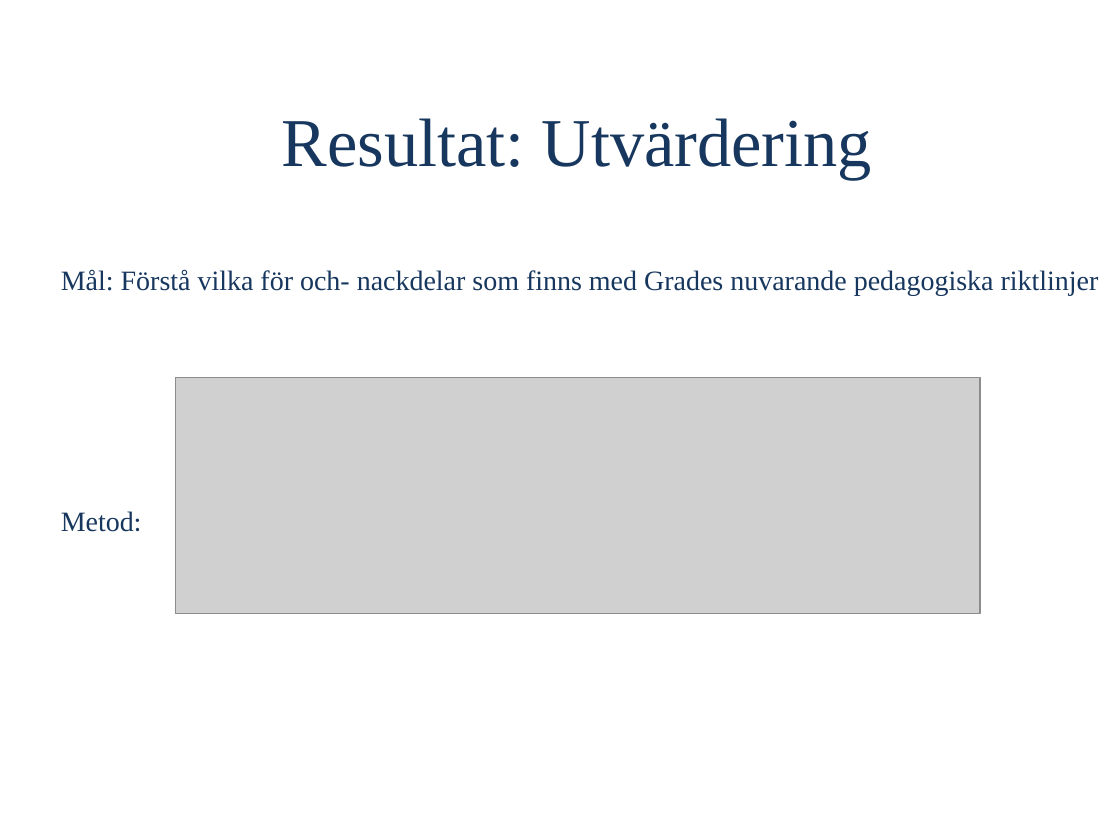
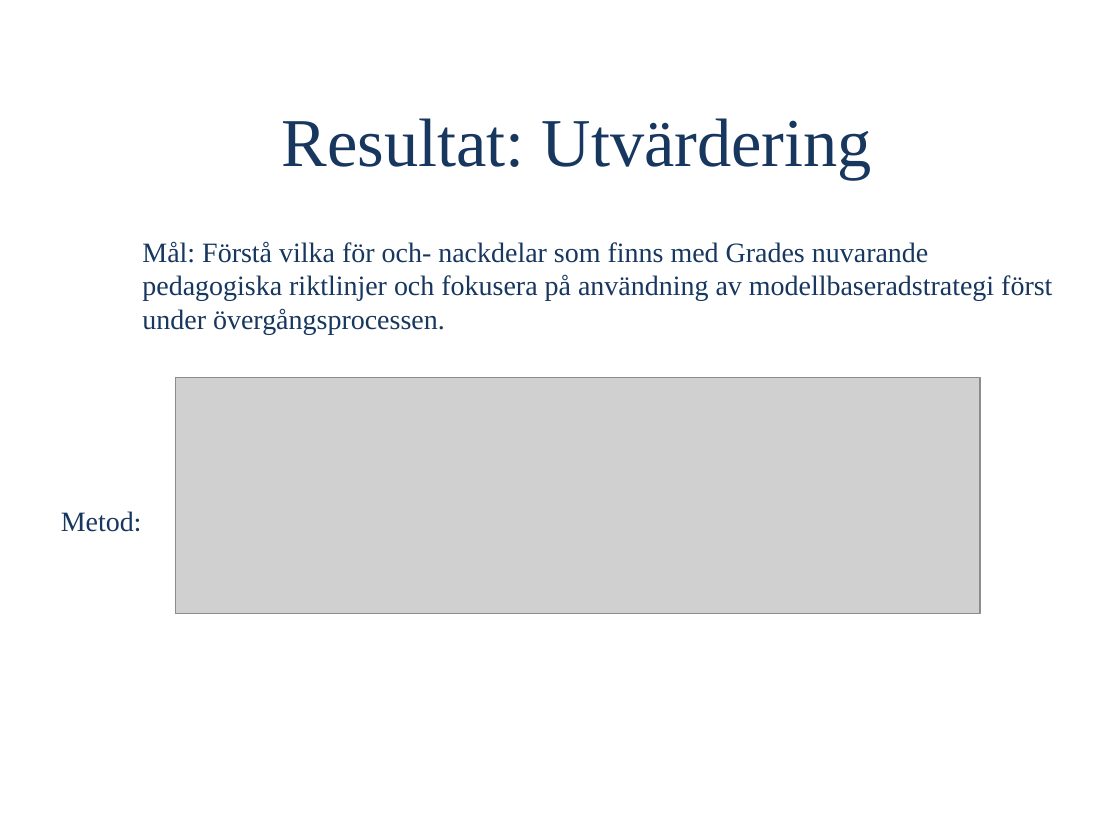
Before and after one commit to OliviaImner/thesis_document, a slide deck: slide 10 of Thesis/Presentation.pptx (slide 9 before the commit). Drawn at 1120x840 pixels with LibreOffice and Linux fonts; fonts in the diff are those of the drawing; grey boxes stand for pictures. Boxes give left, top, right and bottom in pixels: in the first picture for what was removed or moved away, otherwise in the second. Text is boxed around its words. In the diff, an @@ line names an element or a change of style, - is before the commit and + after.

```diff
--- a/Thesis/Presentation.pptx
+++ b/Thesis/Presentation.pptx
@@ text at bbox=[142, 241, 1052, 335]: text changed @@
-Mål: Förstå vilka för och- nackdelar som finns med Grades nuvarande pedagogiska riktlinjer
+Mål: Förstå vilka för och- nackdelar som finns med Grades nuvarande pedagogiska riktlinjer och fokusera på användning av modellbaseradstrategi först under övergångsprocessen.
```
Also in this commit, not shown: 5 other slides changed, 1 slide added.
